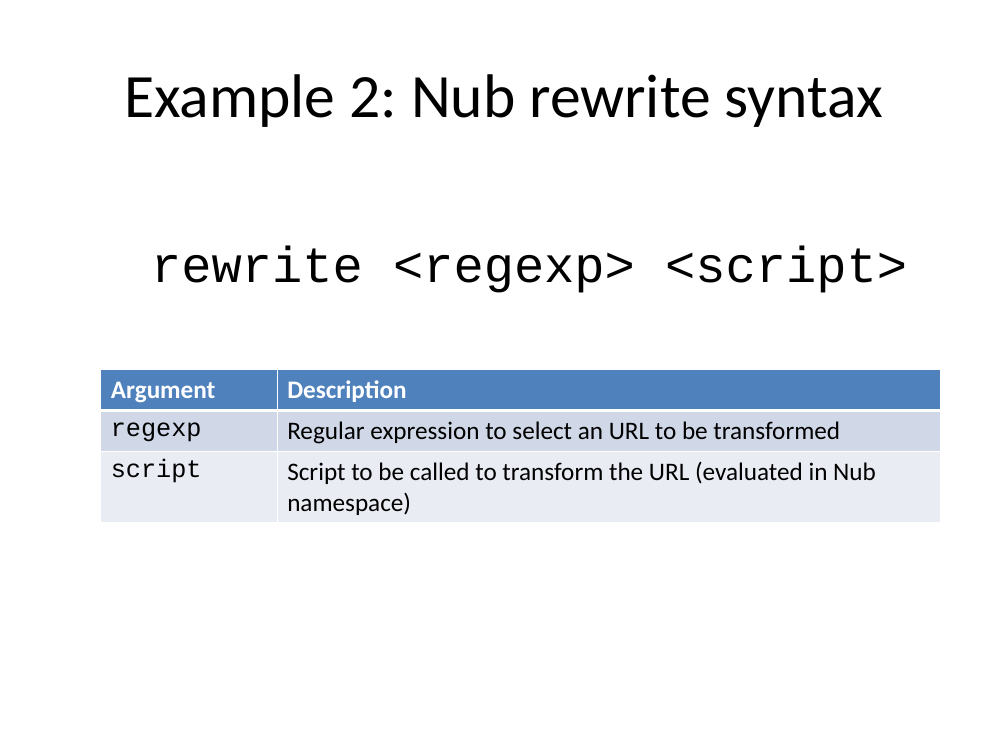
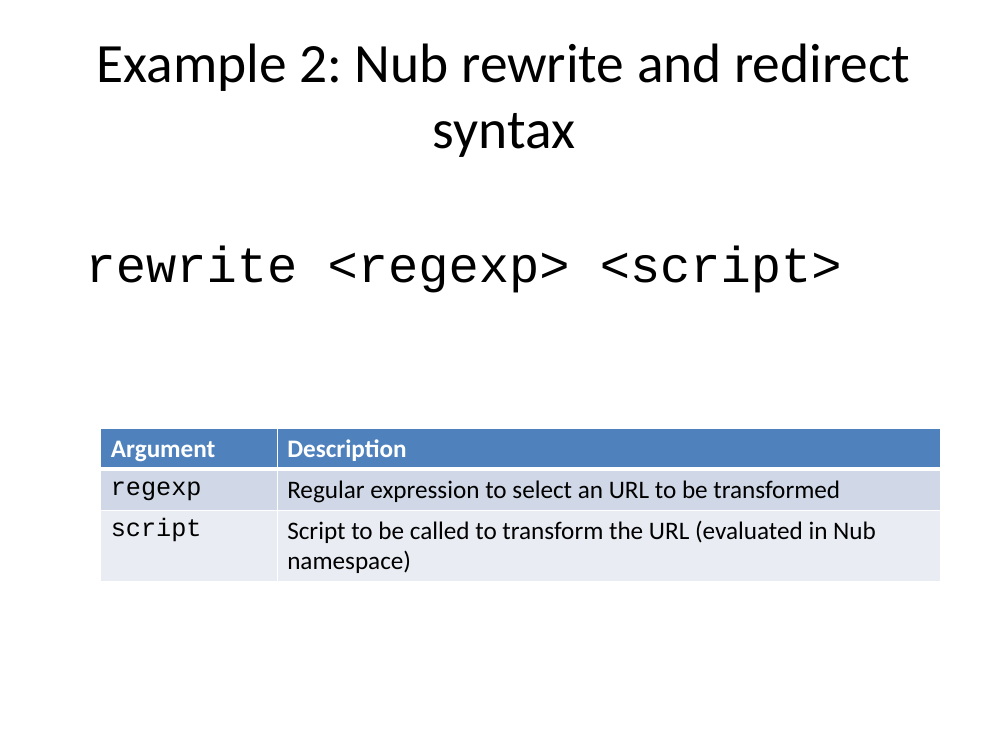
Before and after one commit to jdc8/wubwikit, a slide deck: slide 18 of wubexamples/Lets_Wub.pptx. Drawn at 1008x756 pixels with LibreOffice and Linux fonts; fonts in the diff are those of the drawing; background and template pictures are left out. Boxes give left, top, right and bottom in pixels: in the first picture for what was removed or moved away, otherwise in the second. Text is boxed around its words. In the diff, an @@ line names an element or a change of style, - is before the commit and + after.

```diff
--- a/wubexamples/Lets_Wub.pptx
+++ b/wubexamples/Lets_Wub.pptx
@@ title at (97, 43, 910, 157): text changed; size 44 to 39.6 pt @@
-Example 2: Nub rewrite syntax
+Example 2: Nub rewrite and redirect syntax
@@ text "rewrite <regexp> <script>" at (86, 245, 842, 293): alignment centre to left @@
@@ table: place and size @@
-table at (101, 370, 940, 522)
+table at (101, 428, 940, 581)
```
Also in this commit, not shown: 19 other slides changed.
